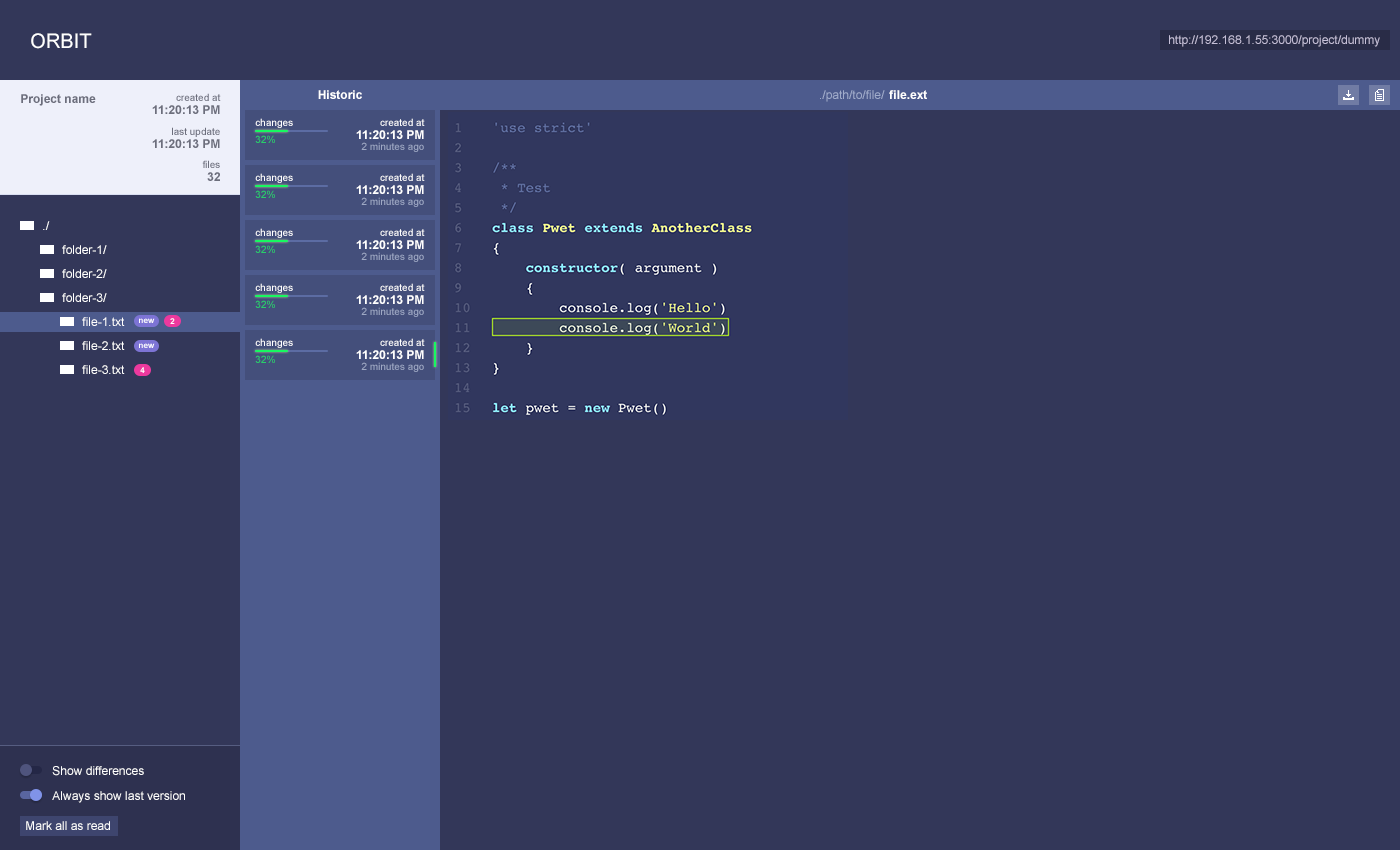
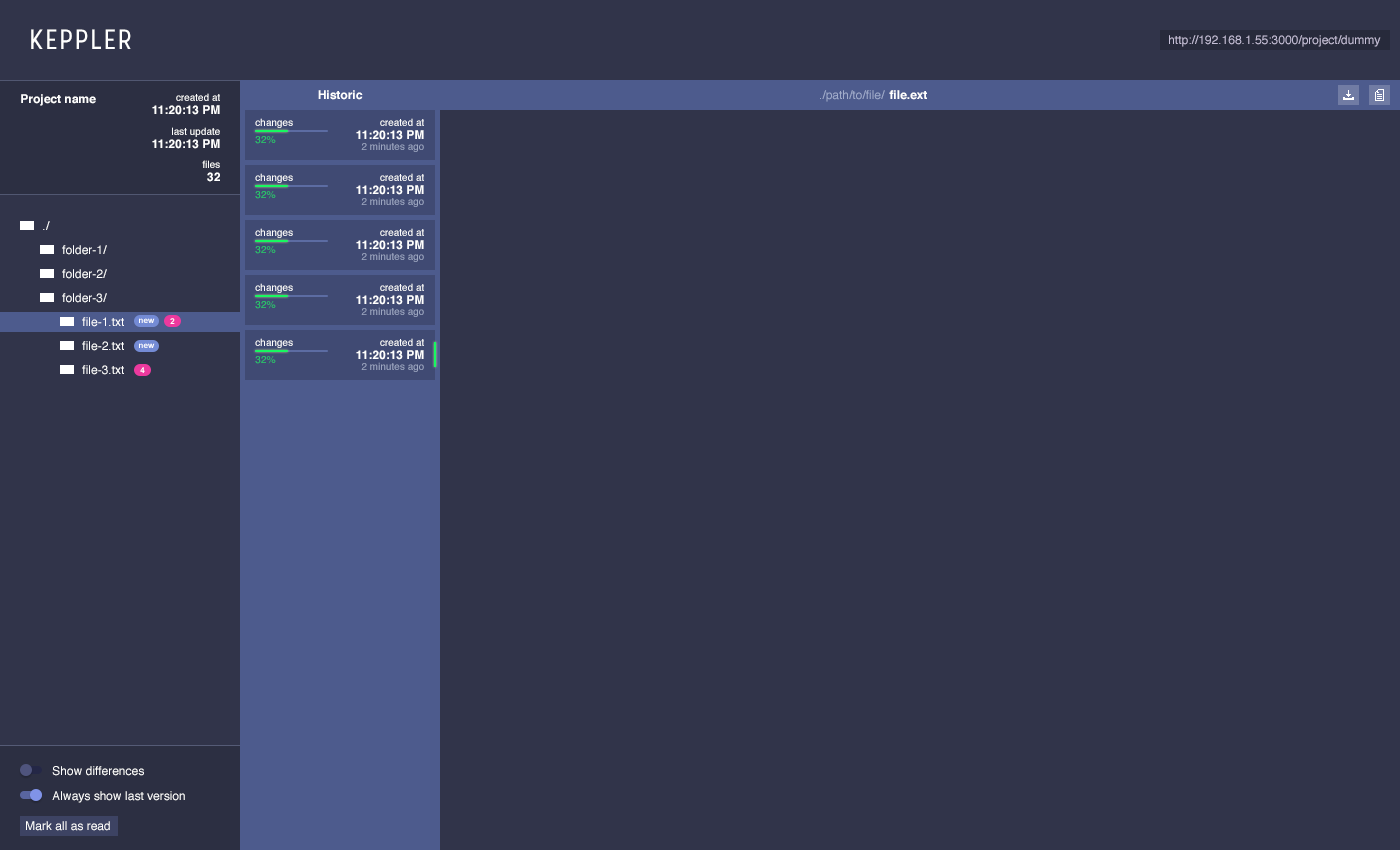
Comparing the layer stacks of the two w=1400, h=850 images. Changes:
hid "example" over (448, 112, 848, 420)
painted on "Rectangle 1 copie 3" (2nd of 3, in "file" › "code") over (440, 110, 1400, 850)
removed group "version copie 7" (9 layers) from group "versions" over (245, 330, 435, 380)
added group "version" (1st of 6, in "versions") with 9 layers in group "versions" over (245, 330, 435, 380)
moved "Rectangle 5" (1st of 5, in "versions" › "version") into group "version", painted on it over (245, 330, 435, 380)
removed group "version copie 6" (8 layers) from group "versions" over (245, 275, 435, 325)
added group "version" (2nd of 6, in "versions") with 8 layers in group "versions" over (245, 275, 435, 325)
moved "Rectangle 5" (2nd of 5, in "versions" › "version") into group "version", painted on it over (245, 275, 435, 325)
removed group "version copie 5" (8 layers) from group "versions" over (245, 220, 435, 270)
added group "version" (3rd of 6, in "versions") with 8 layers in group "versions" over (245, 220, 435, 270)
moved "Rectangle 5" (3rd of 5, in "versions" › "version") into group "version", painted on it over (245, 220, 435, 270)
removed group "version copie 3" (8 layers) from group "versions" over (245, 165, 435, 215)
added group "version" (4th of 6, in "versions") with 8 layers in group "versions" over (245, 165, 435, 215)
moved "Rectangle 5" (4th of 5, in "versions" › "version") into group "version", painted on it over (245, 165, 435, 215)
painted on "Rectangle 5" (5th of 5, in "versions" › "version") over (245, 110, 435, 160)
"Rectangle 1 copie" (2nd of 6, in "sidebar" › "project"): opacity 100% → 10%, painted on it over (0, 80, 240, 195)
painted on "Rectangle 1 copie" (3rd of 6, in "sidebar" › "tree") over (0, 80, 240, 850)
painted on "http://192.168.1.55:3000/project/dummy" over (1170, 35, 1381, 47)
painted on "Rectangle 1" (1st of 2, in "header") over (0, 0, 1400, 80)
…and 49 more changes (1 added, 48 painted, 1 renamed, 20 stack)
